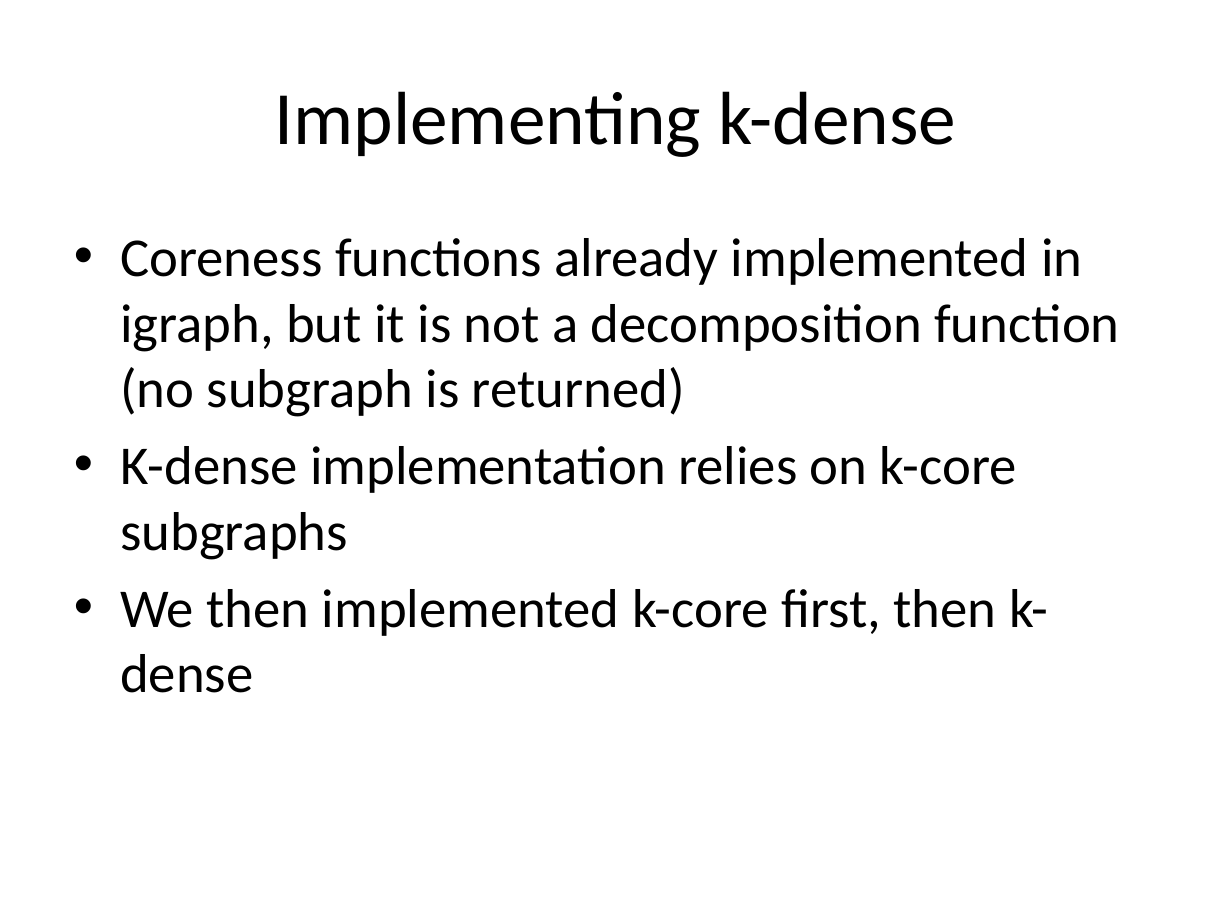
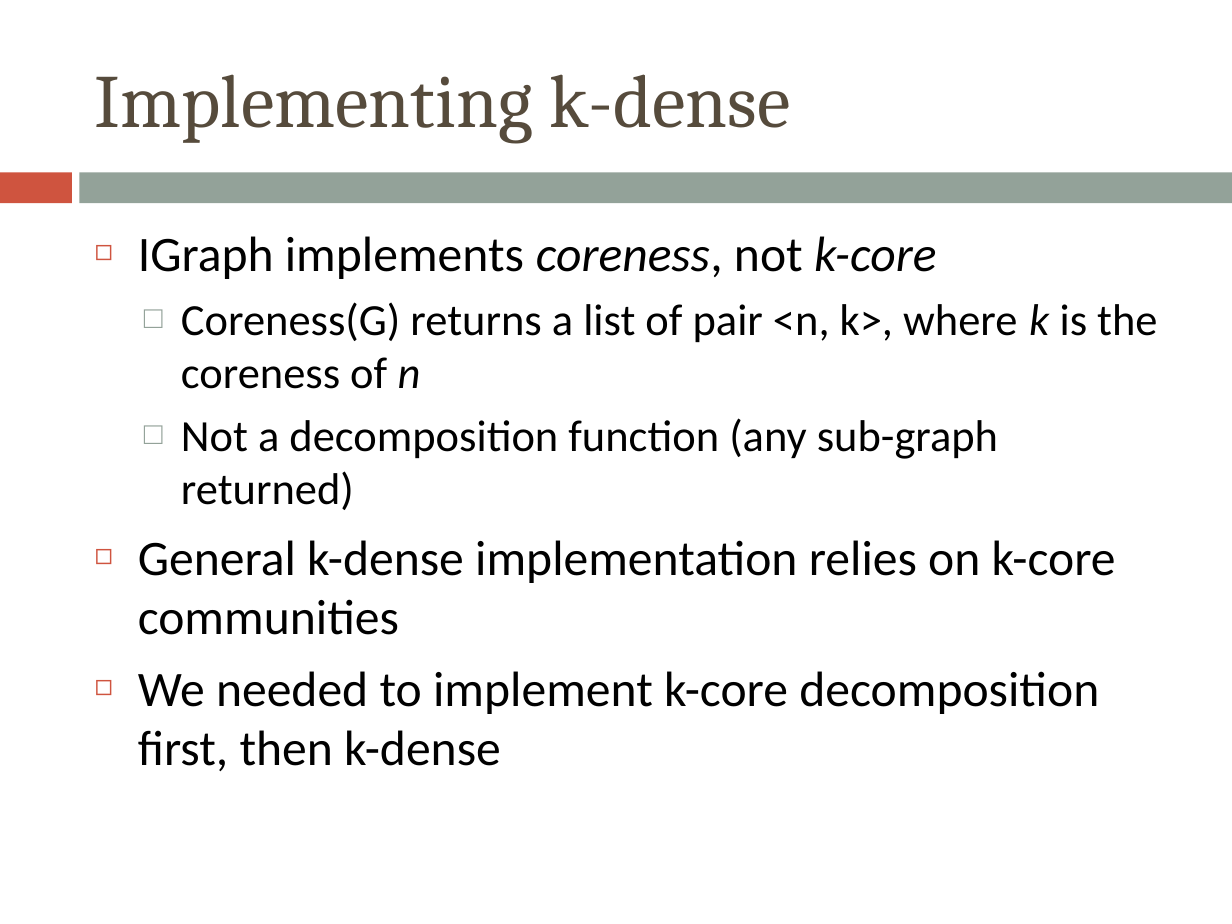
Before and after one commit to morellid/k-dense, a slide deck: slide 6 of presentation/kcore-kdense.pptx. Drawn at 1232x924 pixels with LibreOffice and Linux fonts; fonts in the diff are those of the drawing. Boxes give left, top, right and bottom in pixels: in the first picture for what was removed or moved away, otherwise in the second. Text is boxed around its words. In the diff, an @@ line names an element or a change of style, - is before the commit and + after.

```diff
--- a/presentation/kcore-kdense.pptx
+++ b/presentation/kcore-kdense.pptx
@@ title "Implementing k-dense": place and size @@
-title "Implementing k-dense" at [275,91,956,157]
+title "Implementing k-dense" at [95,74,790,144]
@@ title "Implementing k-dense" at [95,74,790,144]: font Calibri to Cambria, text colour #000000 to #564B3C; alignment centre to left @@
@@ rectangle added at [0,172,71,203], fill #CF543F @@
@@ rectangle added at [80,172,1232,203], fill #93A299 @@
@@ text at [138,236,1157,771]: text changed; size 32 to 29 pt @@
-• Coreness functions already implemented in igraph, but it is not a decomposition function (no subgraph is returned)
-• K-dense implementation relies on k-core subgraphs
-• We then implemented k-core first, then k-dense
+◻ IGraph implements coreness, not k-core
+  □ Coreness(G) returns a list of pair <n, k>, where k is the coreness of n
+  □ Not a decomposition function (any sub-graph returned)
+◻ General k-dense implementation relies on k-core communities
+◻ We needed to implement k-core decomposition first, then k-dense
```
Also in this commit, not shown: 12 other slides changed, 1 slide added, 1 slide removed.
